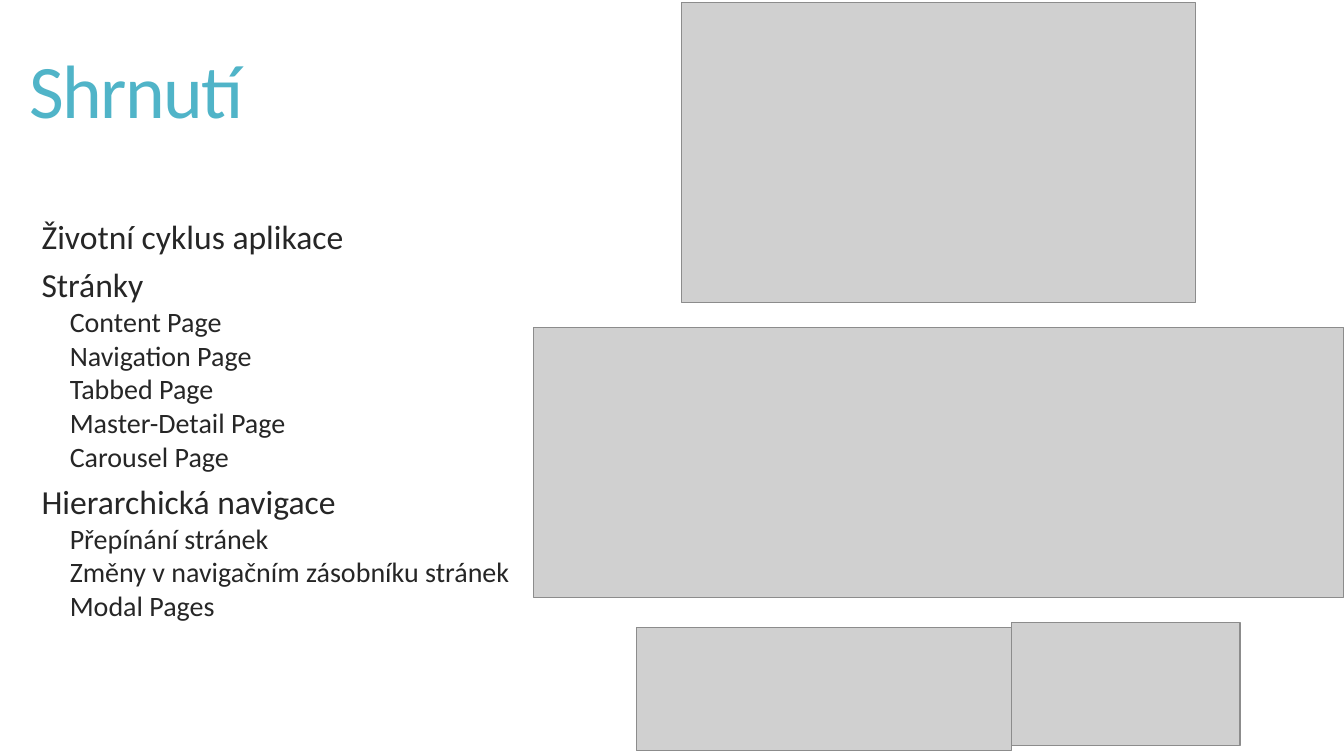
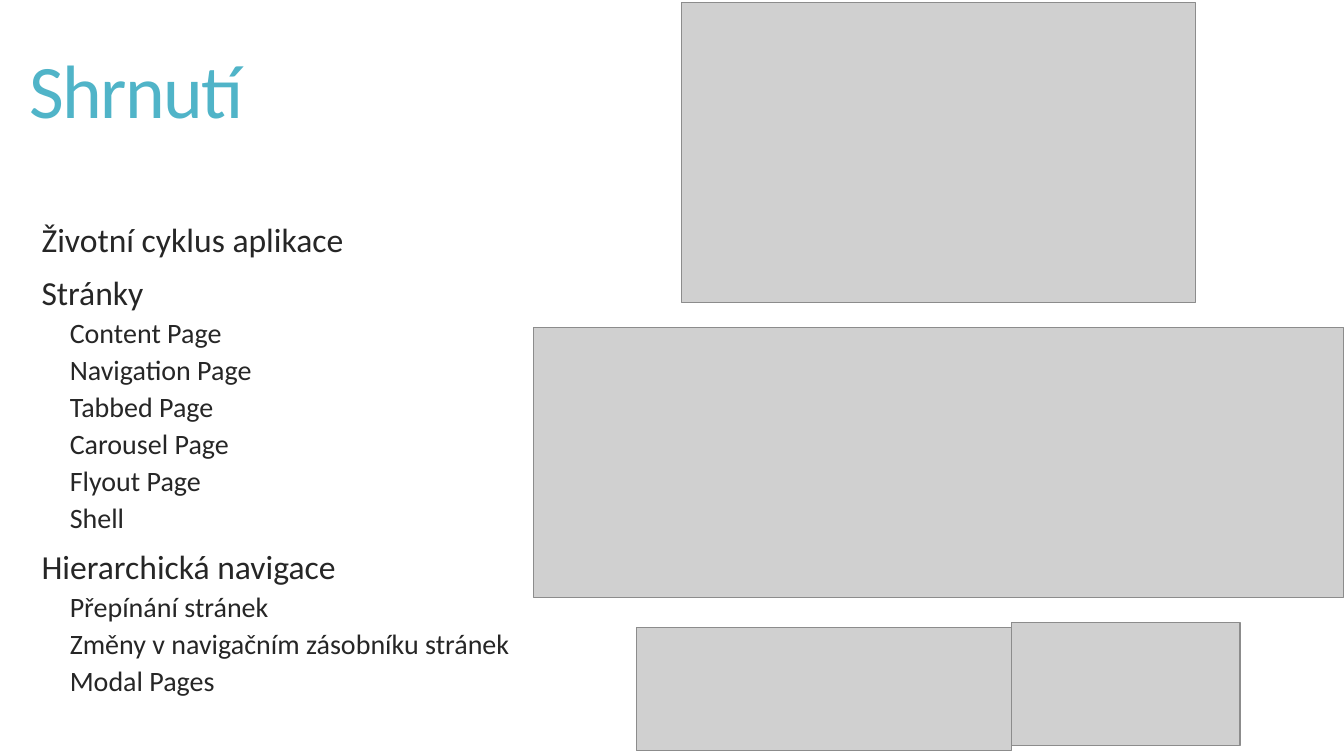
Before and after one commit to PetrVobornik/prednasky, a slide deck: slide 15 of Xamarin.Forms/04-Navigace/navigace.ppsx. Drawn at 1344x756 pixels with LibreOffice and Linux fonts; fonts in the diff are those of the drawing; grey boxes stand for pictures. Boxes give left, top, right and bottom in pixels: in the first picture for what was removed or moved away, otherwise in the second. Text is boxed around its words. In the diff, an @@ line names an element or a change of style, - is before the commit and + after.

```diff
--- a/Xamarin.Forms/04-Navigace/navigace.ppsx
+++ b/Xamarin.Forms/04-Navigace/navigace.ppsx
@@ text at (42,225,509,696): line spacing 0.75 to 0.85 @@
@@ text at (70,413,285,438): paragraph removed @@
-    Master-Detail Page
@@ text at (70,471,201,528): paragraphs added @@
+    Flyout Page
+    Shell
```
Also in this commit, not shown: 1 other slide changed, 1 slide added, 1 slide removed, 15 other files.
